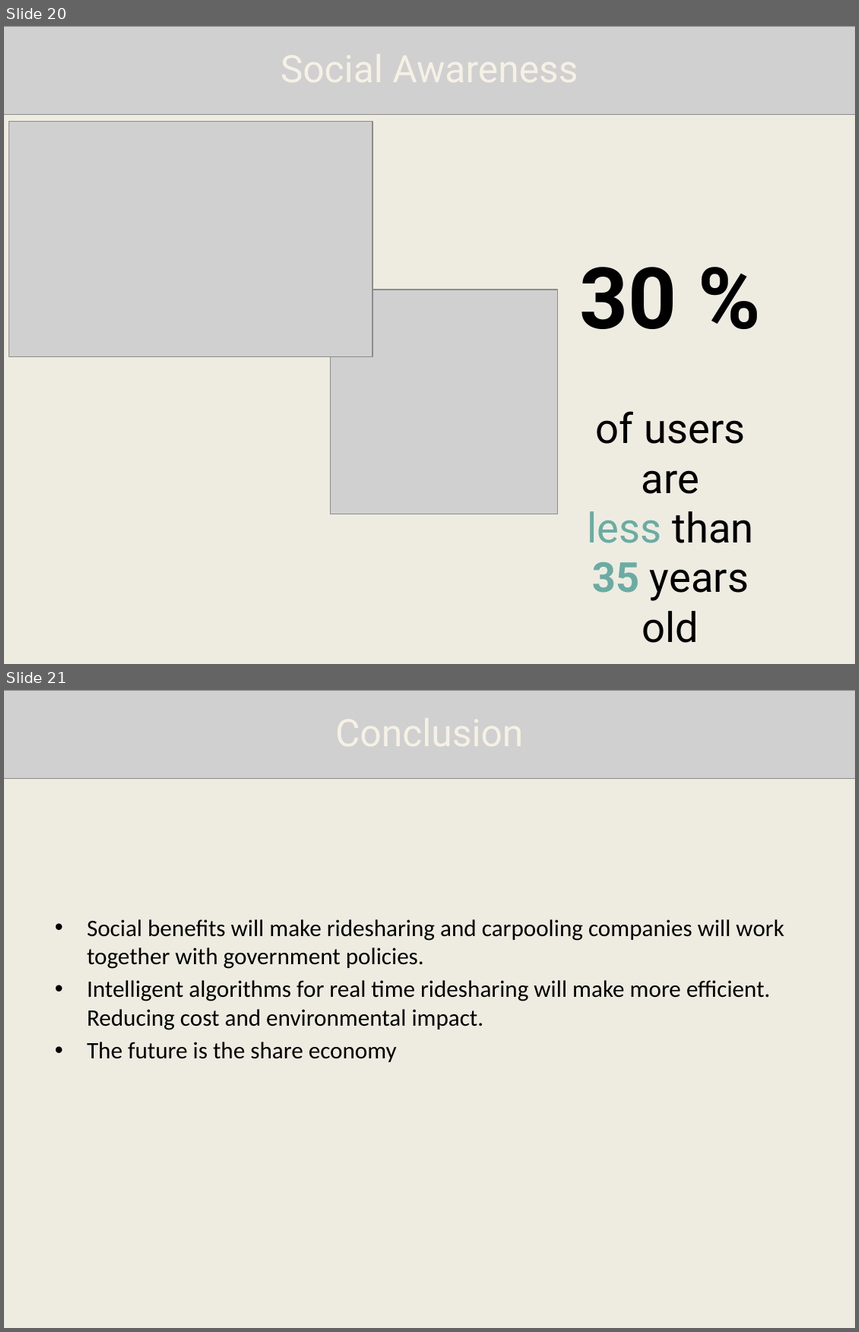
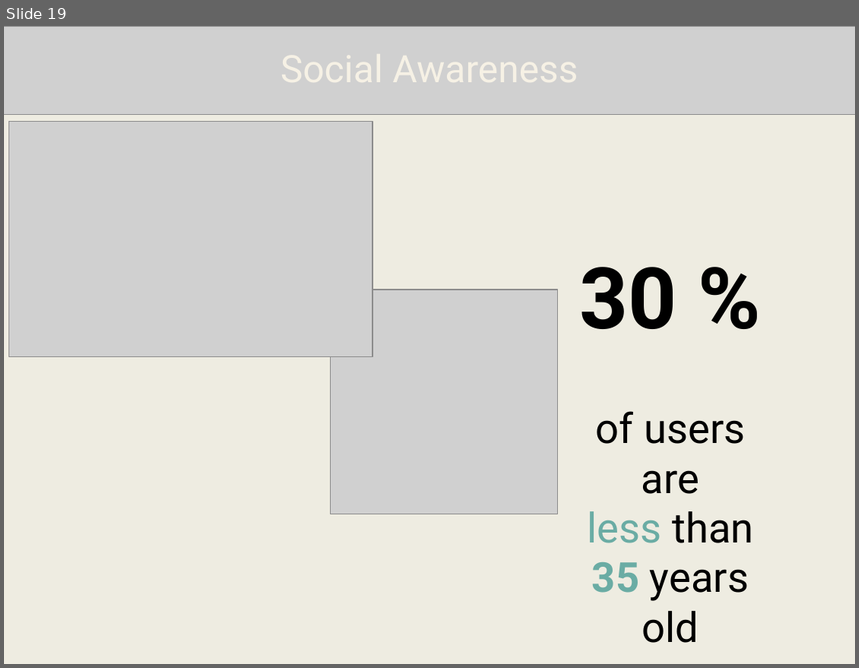
Before and after one commit to Massine/MyChe, a slide deck: GMS FINALE PRESENTATION.pptx. Shown one above the other, each under a label of ours: slides 20 and 21 before the commit, slide 19 after it. The pictures are 859x1332 and 859x668 pixels, drawn with LibreOffice and Linux fonts; fonts in the diff are those of the drawing; grey boxes stand for pictures; background and template pictures are left out. Boxes give left, top, right and bottom in pixels: in the first picture for what was removed or moved away, otherwise in the second. Text is boxed around its words. In the diff, an @@ line names an element or a change of style, - is before the commit and + after.

Commit message:
finale presentation
finale presentation

```diff
--- a/GMS FINALE PRESENTATION.pptx
+++ b/GMS FINALE PRESENTATION.pptx
@@ slide 21 removed at [4, 690, 855, 1328], background picture (left out) @@
@@ picture removed at [4, 690, 855, 778] @@
@@ text removed at [4, 704, 855, 805] @@
-Conclusion
@@ text removed at [87, 920, 784, 1062] @@
-• Social benefits will make ridesharing and carpooling companies will work together with government policies.
-• Intelligent algorithms for real time ridesharing will make more efficient. Reducing cost and environmental impact.
-• The future is the share economy
@@ what was slide 20 is now slide 19 @@
```
